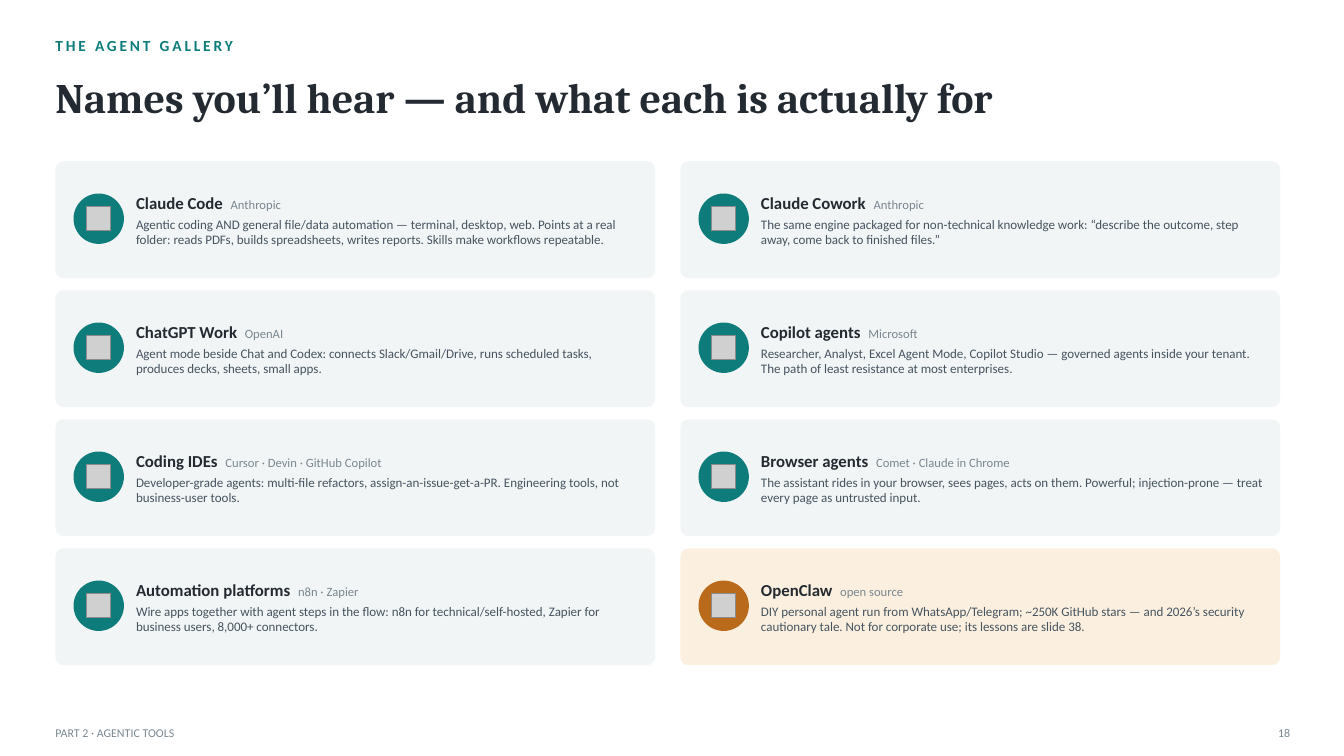
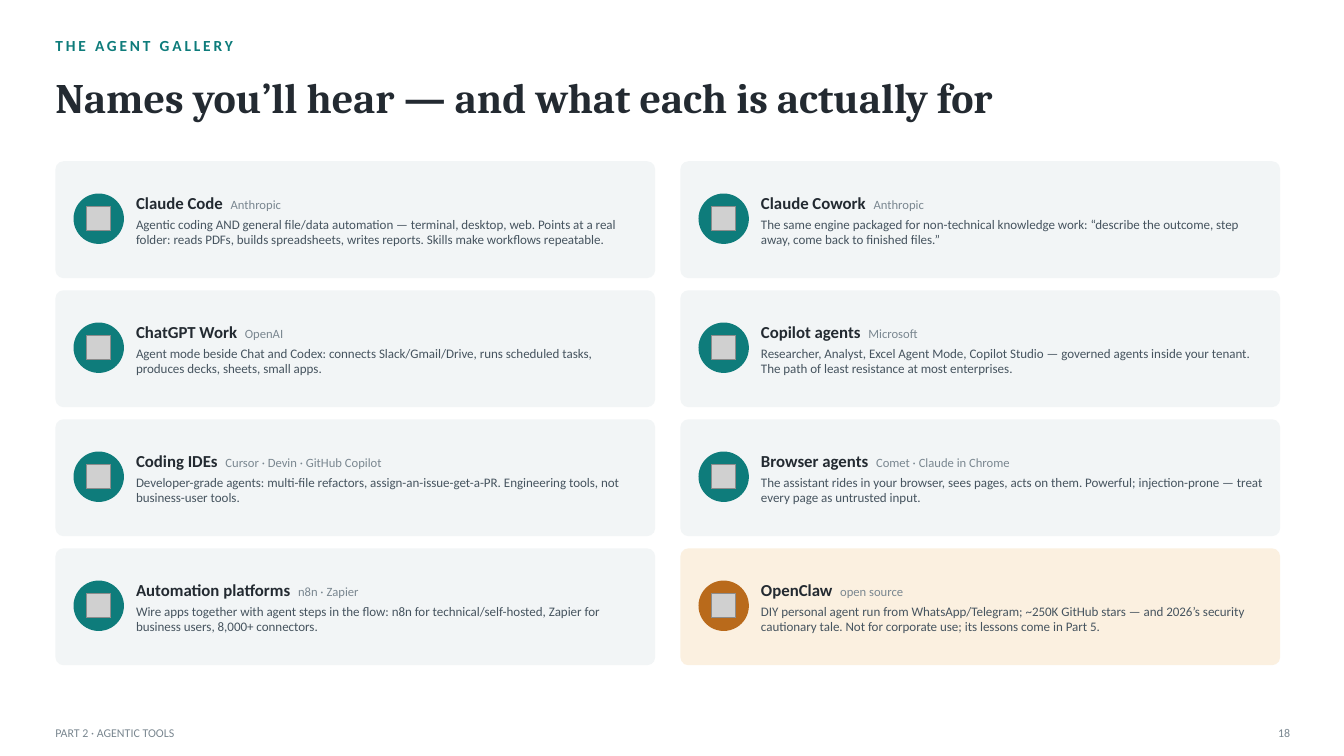
Before and after one commit to naviero1/Claude-Works, a slide deck: slide 18 of ai-training-prompt-engineering/deliverables/From_Prompts_to_Agents_Training.pptx. Drawn at 1344x756 pixels with LibreOffice and Linux fonts; fonts in the diff are those of the drawing; grey boxes stand for pictures. Boxes give left, top, right and bottom in pixels: in the first picture for what was removed or moved away, otherwise in the second. Text is boxed around its words. In the diff, an @@ line names an element or a change of style, - is before the commit and + after.

```diff
--- a/ai-training-prompt-engineering/deliverables/From_Prompts_to_Agents_Training.pptx
+++ b/ai-training-prompt-engineering/deliverables/From_Prompts_to_Agents_Training.pptx
@@ text at [761, 607, 1244, 633]: text changed @@
-DIY personal agent run from WhatsApp/Telegram; ~250K GitHub stars — and 2026’s security cautionary tale. Not for corporate use; its lessons are slide 38.
+DIY personal agent run from WhatsApp/Telegram; ~250K GitHub stars — and 2026’s security cautionary tale. Not for corporate use; its lessons come in Part 5.
```
Also in this commit, not shown: 36 other slides changed, 12 slides added, 5 slides removed, 13 other files.
